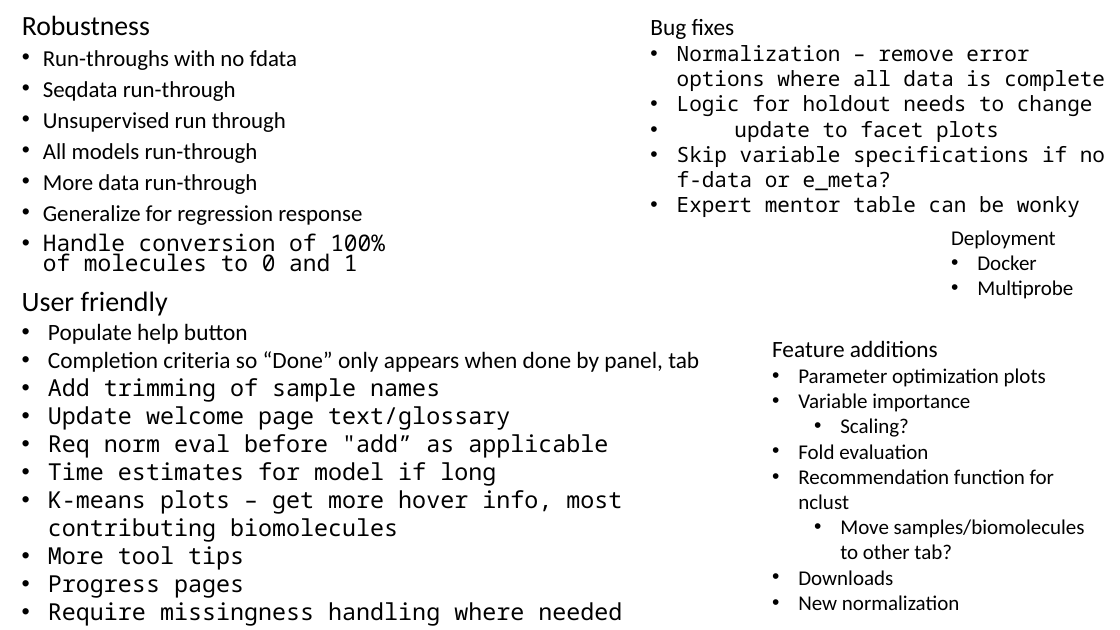
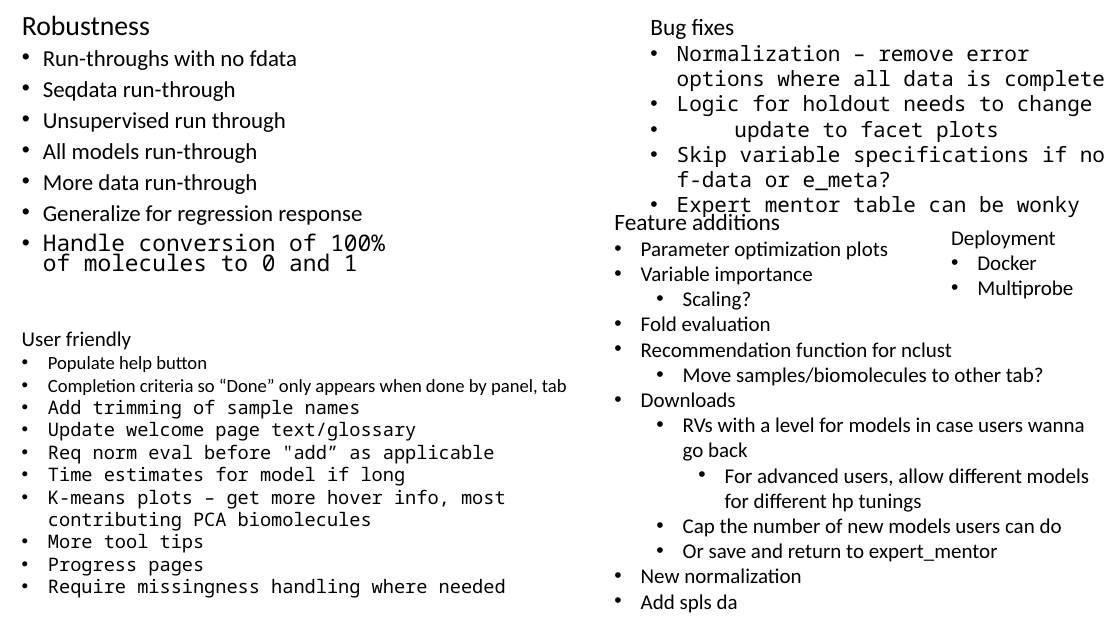
Before and after one commit to pmartR/OmicsMLMentor_ShinyApp, a slide deck: slide 7 of SLOPE_progress.pptx. Drawn at 1120x630 pixels with LibreOffice and Linux fonts; fonts in the diff are those of the drawing. Boxes give left, top, right and bottom in pixels: in the first picture for what was removed or moved away, otherwise in the second. Text is boxed around its words. In the diff, an @@ line names an element or a change of style, - is before the commit and + after.

```diff
--- a/SLOPE_progress.pptx
+++ b/SLOPE_progress.pptx
@@ text "Feature additions": place and size @@
-text "Feature additions" at (772, 340, 1085, 610)
+text "Feature additions" at (614, 210, 1089, 613)
@@ text "User friendly": place and size @@
-text "User friendly" at (22, 291, 699, 626)
+text "User friendly" at (22, 331, 567, 598)
@@ text at (22, 331, 567, 598): size 24 to 18 pt in "User friendly"; size 20 to 16 pt in "Populate help button", "Completion criteria so “Done” only appears when ...", "Add trimming of sample names", "Update welcome page text/glossary" and 5 more places @@
@@ text at (683, 417, 1089, 562): paragraphs added @@
+  • RVs with a level for models in case users wanna go back
+    • For advanced users, allow different models for different hp tunings
+  • Cap the number of new models users can do
+  • Or save and return to expert_mentor
@@ text at (48, 489, 506, 531): text changed; size 20 to 16 pt @@
-• K-means plots – get more hover info, most contributing biomolecules
+• K-means plots – get more hover info, most contributing PCA biomolecules
@@ text at (641, 594, 738, 613): paragraph added @@
+• Add spls da
```
Also in this commit, not shown: 4 other slides changed, 5 other files.
